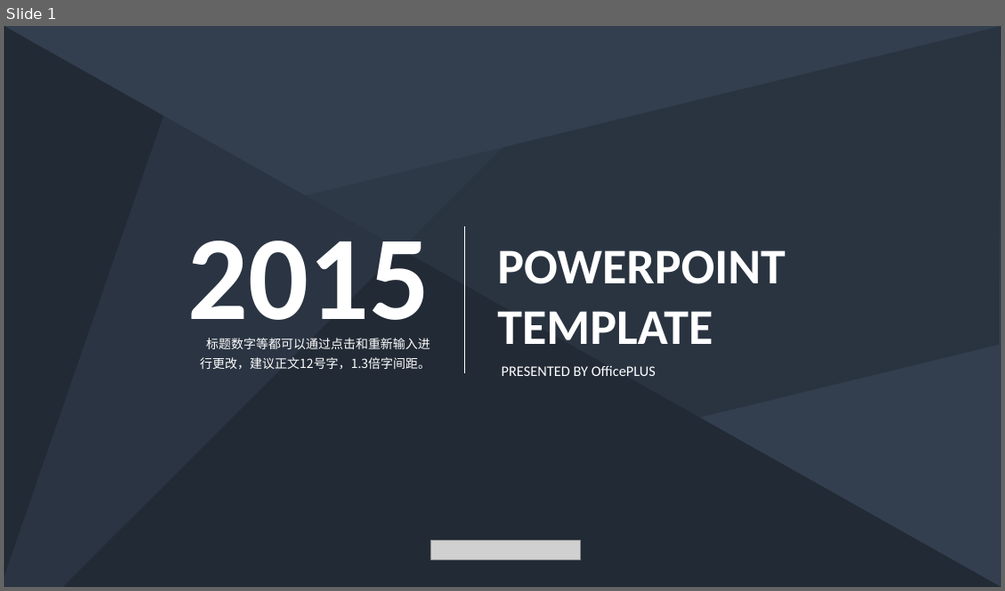
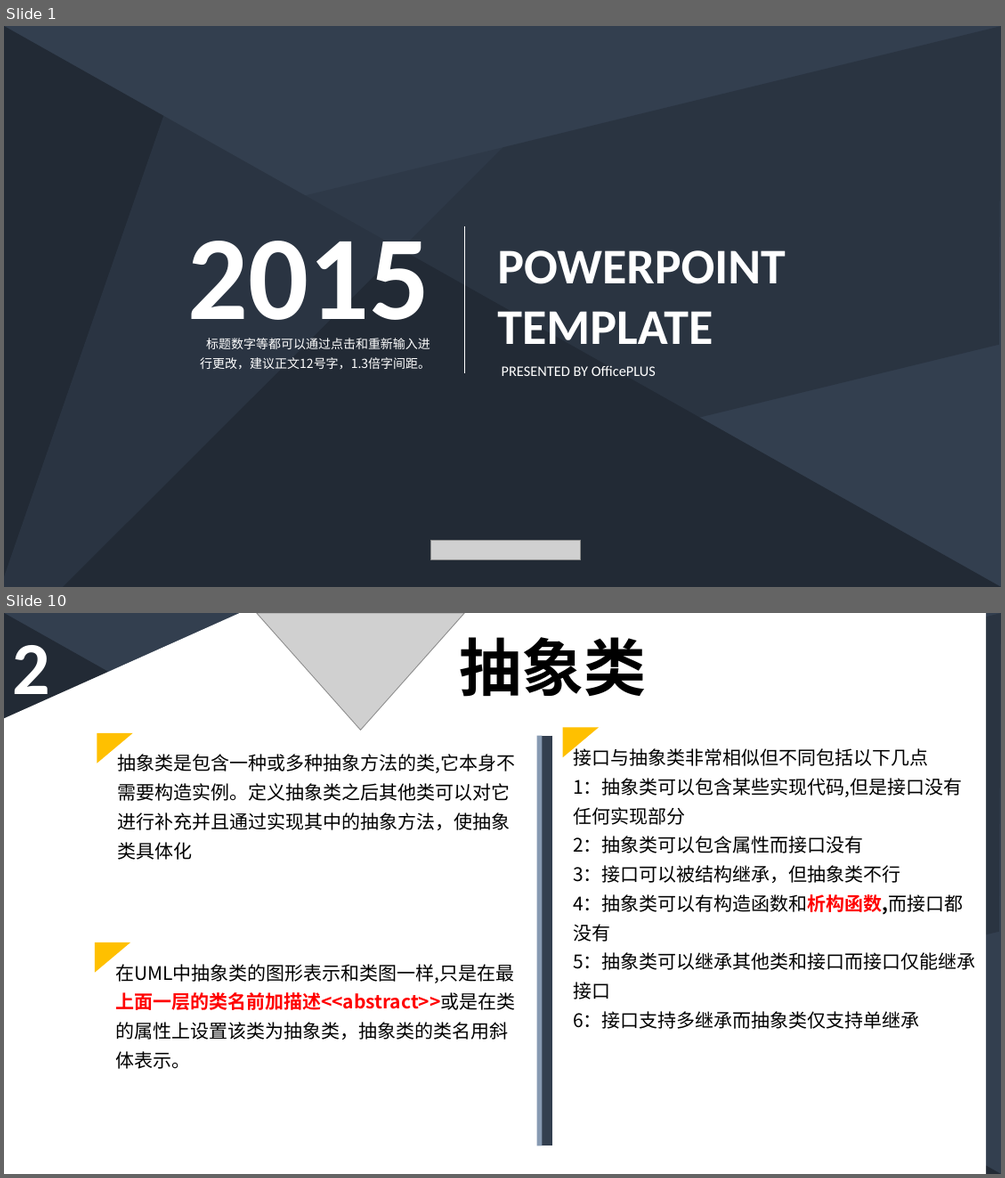
Before and after one commit to PRD2018-G03/PRD2018-G03-SoftwareEngineeringProject, a slide deck: 非受控文档/5_骆佳俊/深蓝低调稳重商务PPT模板-类图骆佳俊部分.pptx. Shown one above the other, each under a label of ours: slide 1 before the commit, slides 1 and 10 after it; the slides between them are not shown. The pictures are 1005x591 and 1005x1178 pixels, drawn with LibreOffice and Linux fonts; fonts in the diff are those of the drawing; grey boxes stand for pictures. Boxes give left, top, right and bottom in pixels: in the first picture for what was removed or moved away, otherwise in the second. Text is boxed around its words. In the diff, an @@ line names an element or a change of style, - is before the commit and + after.

```diff
--- a/非受控文档/5_骆佳俊/深蓝低调稳重商务PPT模板-类图骆佳俊部分.pptx
+++ b/非受控文档/5_骆佳俊/深蓝低调稳重商务PPT模板-类图骆佳俊部分.pptx
@@ slide 10 added at [4, 613, 1001, 1174], background #333F50; not listed: 3 template elements that a slide beside it also shows @@
@@ flow chart manual input added at [4, 613, 240, 1174], fill #FFFFFF @@
@@ rectangle added at [240, 613, 986, 1174], fill #FFFFFF @@
@@ picture added at [257, 613, 465, 730] @@
@@ text added at [459, 637, 646, 697], 60 pt, text #000000, bold @@
+抽象类
@@ text added at [12, 645, 50, 711], 72 pt, text #FFFFFF, bold @@
+2
@@ triangle added at [97, 733, 133, 763], fill #FFC000 @@
@@ line added from (540, 736) to (540, 1145), #8497B0 5 pt @@
@@ line added from (548, 736) to (548, 1145), #333F50 10 pt @@
@@ triangle added at [563, 728, 599, 757], fill #FFC000 @@
@@ text added at [573, 746, 976, 1029], 18 pt, text #000000 @@
+接口与抽象类非常相似但不同包括以下几点
+1：抽象类可以包含某些实现代码,但是接口没有任何实现部分
+2：抽象类可以包含属性而接口没有
+3：接口可以被结构继承，但抽象类不行
+4：抽象类可以有构造函数和析构函数,而接口都没有
+5：抽象类可以继承其他类和接口而接口仅能继承接口
+6：接口支持多继承而抽象类仅支持单继承
@@ text added at [118, 754, 516, 860], 18 pt, text #000000 @@
+抽象类是包含一种或多种抽象方法的类,它本身不需要构造实例。定义抽象类之后其他类可以对它进行补充并且通过实现其中的抽象方法，使抽象类具体化
@@ triangle added at [95, 942, 130, 972], fill #FFC000 @@
@@ text added at [115, 964, 516, 1069], 18 pt, text #000000 @@
+在UML中抽象类的图形表示和类图一样,只是在最上面一层的类名前加描述<<abstract>>或是在类的属性上设置该类为抽象类，抽象类的类名用斜体表示。
```
Also in this commit, not shown: 5 slides changed, 11 other slides added, 4 slides removed.
